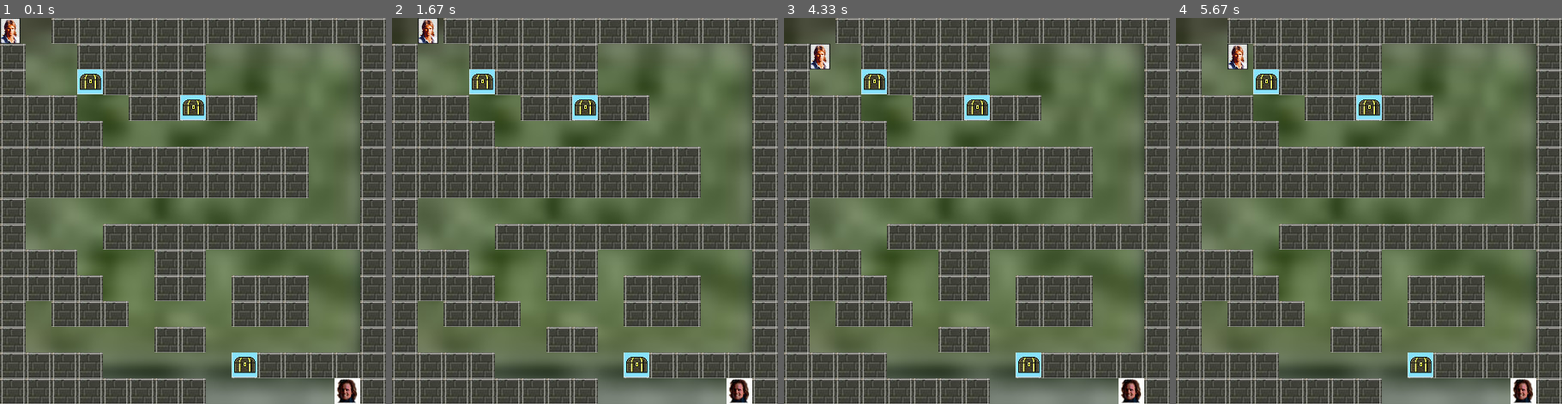
Above: before the commit, frames 1-4 (left to right).
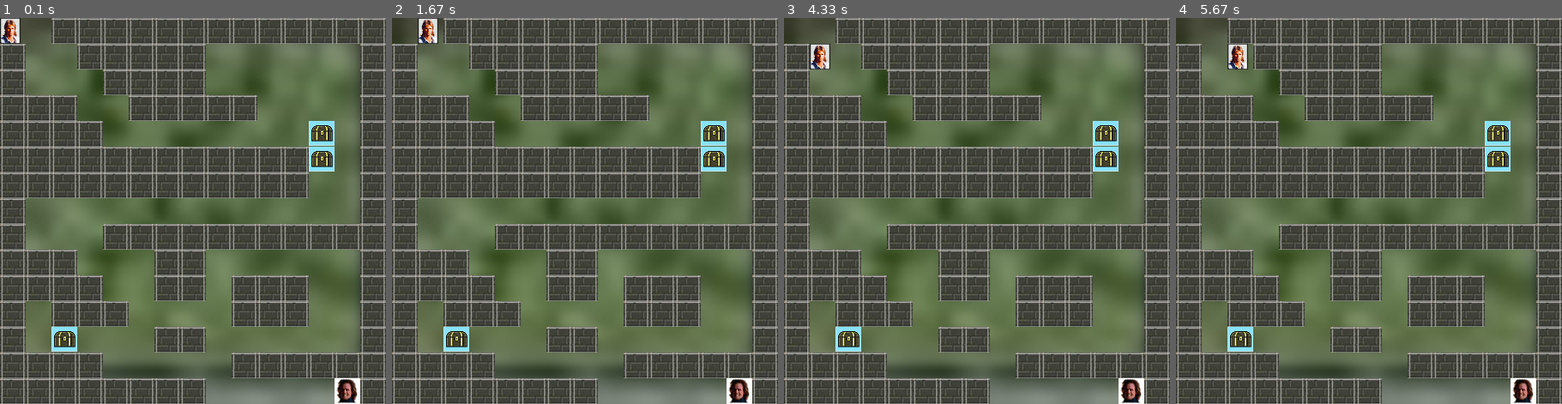
Above: after the commit, the same moments.

Repository: FxTom/MaclabPygame
Game: pygame game, started from jeuprincipale.py
The game is run twice, just before and just after one commit, with the same random seed, the same clock (stepped at 60 frames per second) and the same inputs.
Inputs:
- Up to frame 1 (0.1 s): no input
- Up to frame 2 (1.67 s): hold Right 0.33-0.8 s
- Up to frame 3 (4.33 s): hold Left 1.67-2.2 s; hold Down 2.23-2.53 s; hold Right 3.4-4.03 s; hold Down from 4.07 s (still down)
- Up to frame 4 (5.67 s): release Down at 4.43 s; hold Right 4.97-5.43 s; hold Up from 5.47 s (still down)

The runs differ from the first frame. In frame 1, 2.4% of the frame differs, in the area x 13-87%, y 13-94%; in frame 2, 2.4%; in frame 3, 2.4%; in frame 4, 2.4%.

Commit message:
add function tresor appear not in wall

Diff:
--- a/classe.py
+++ b/classe.py
@@ -1,6 +1,8 @@
 import pygame
 from constante import *
 from pygame.locals import *
+from random import randrange
+from pygame import *
 
 class Niveau:
 
@@ -73,10 +75,27 @@
 
 class Tresor:
 
-    def __init__(self, image, niveau, x, y):
+    def __init__(self, image, niveau):
         self.image = pygame.image.load(image).convert_alpha()
         self.niveau = niveau
-        self.x = x
-        self.y = y
+        self.x = 0
+        self.y = 0
         self.case_x = 0
         self.case_y = 0
+
+    def afficher(self,fenetre):
+            i = 0
+            limited = (len(self.niveau.structure)-1)*longueur_sprite
+            self.x = randrange(0,limited,longueur_sprite)
+            self.y = randrange(0,limited,longueur_sprite)
+            self.case_x = int(self.x / longueur_sprite)
+            self.case_y = int(self.y / longueur_sprite)
+            while i == 0:
+                if self.niveau.structure[self.case_y][self.case_x] != "x":
+                    self.x = randrange(0,limited,longueur_sprite)
+                    self.y = randrange(0,limited,longueur_sprite)
+                    self.case_x = int(self.x / longueur_sprite)
+                    self.case_y = int(self.y / longueur_sprite)
+                elif self.niveau.structure[self.case_y][self.case_x] == "x":
+                        fenetre.blit(self.image,(self.x,self.y))
+                        i += 1
--- a/jeuprincipale.py
+++ b/jeuprincipale.py
@@ -2,7 +2,7 @@
 from pygame.locals import *
 from classe import *
 from constante import *
-from random import *
+
 
 
 pygame.init()
@@ -17,10 +17,12 @@
 win = pygame.image.load("youwin.png").convert_alpha()
 mcg = Perso("mac.jpg", niveau)
 floor = pygame.image.load("floor.jpg").convert()
-limited = (len(niveau.structure)-1)*longueur_sprite
-seringue1 = Tresor("tresor.png", niveau, randrange(0,limited,longueur_sprite),randrange(0,limited,longueur_sprite))
-seringue2 = Tresor("tresor.png", niveau, randrange(0,limited,longueur_sprite),randrange(0,limited,longueur_sprite))
-seringue3 = Tresor("tresor.png", niveau, randrange(0,limited,longueur_sprite),randrange(0,limited,longueur_sprite))
+seringue1 = Tresor("tresor.png", niveau)
+seringue1.afficher(fenetre)
+seringue2 = Tresor("tresor.png", niveau)
+seringue2.afficher(fenetre)
+seringue3 = Tresor("tresor.png", niveau)
+seringue3.afficher(fenetre)
 pygame.display.flip()
 compteur_objet = 0
 
